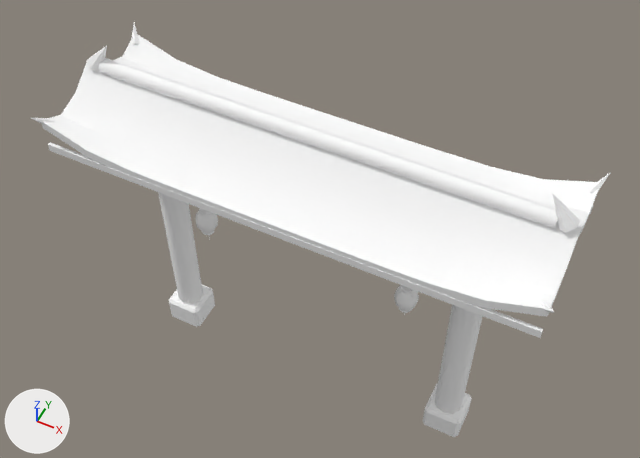
What one commit did to the Blender file art/env/gate_village.blend.
Before and after are seen from a 50 mm camera at (3.86, -7.48, 12.81) aimed at (-0.04, 0.32, 3.05). Arrows for +X, +Y and +Z are at lower left; the lights stay in place. The first picture is the older version. Objects named as collision shapes, trigger or cutter boxes, shadow casters or lower levels of detail are left out.

Objects in the first picture: 'Gate'.
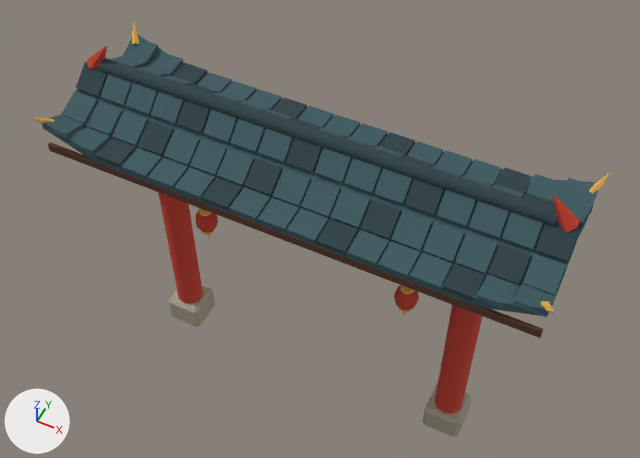
Boxes [x1, y1, x2, y2] around the edits, measured in the pictures (640 x 458 px):
'Gate', recoloured, reshaped
    both: [31, 22, 611, 437]
part 1 of me_gate, added
    after: [96, 138, 136, 167]
part 2 of me_gate, added
    after: [442, 264, 485, 301]
part 3 of me_gate, added
    after: [44, 41, 589, 317]
part 4 of me_gate, recoloured
    both: [31, 22, 611, 437]

Edits to the bpy script that builds the scene:
```text
Change mat_vk_vcol:
    where n0 = _N.new('ShaderNodeBsdfPrincipled'); n0.name = 'Principled BSDF'
    remove n0.inputs[0].default_value = (1.0, 1.0, 1.0, 1.0)  # 'Base Color', white #ffffff
    add n2 = _N.new('ShaderNodeVertexColor'); n2.name = 'Color Attribute'
    add n2.layer_name = 'Color'
    add _L.new(n2.outputs[0], n0.inputs[0])  # 'Color' to 'Base Color'
Change me_gate:
    used by ob_gate; location = (0.0, 0.0, 0.0)
    remove me_gate.from_pydata(...)  # 662 vertices, 630 faces; spans x -3.57..3.57, y -1.21..1.21, z 0.0..5.55
    add me_gate.from_pydata(...)  # 1478 vertices, 1242 faces; spans x -3.57..3.57, y -1.21..1.21, z 0.0..5.55
    me_gate part 1: the loose piece of 8 vertices spanning x -3.5..3.5, y -1.11..-1.06, z 4.37..4.49 is copied, and the copy is scaled about its middle by (0.0547, 7.63, 0.542), then moved by (-2.47, 0.16, 0.18); it spans x -2.66..-2.28, y -1.11..-0.73, z 4.58..4.65
    me_gate part 2: the loose piece of 8 vertices spanning x -3.5..3.5, y -1.11..-1.06, z 4.37..4.49 is copied, and the copy is scaled about its middle by (0.0547, 7.63, 0.542), then moved by (2.47, 0.16, 0.18); it spans x 2.28..2.66, y -1.11..-0.73, z 4.58..4.65
    me_gate part 3: 800 vertices added at x -3.49..3.49, y -1.11..1.11, z 4.54..5.18
    me_gate part 4: 534 kept faces spanning x -3.57..3.57, y -1.21..1.21, z 0.0..5.55 get new vertex colours
```
